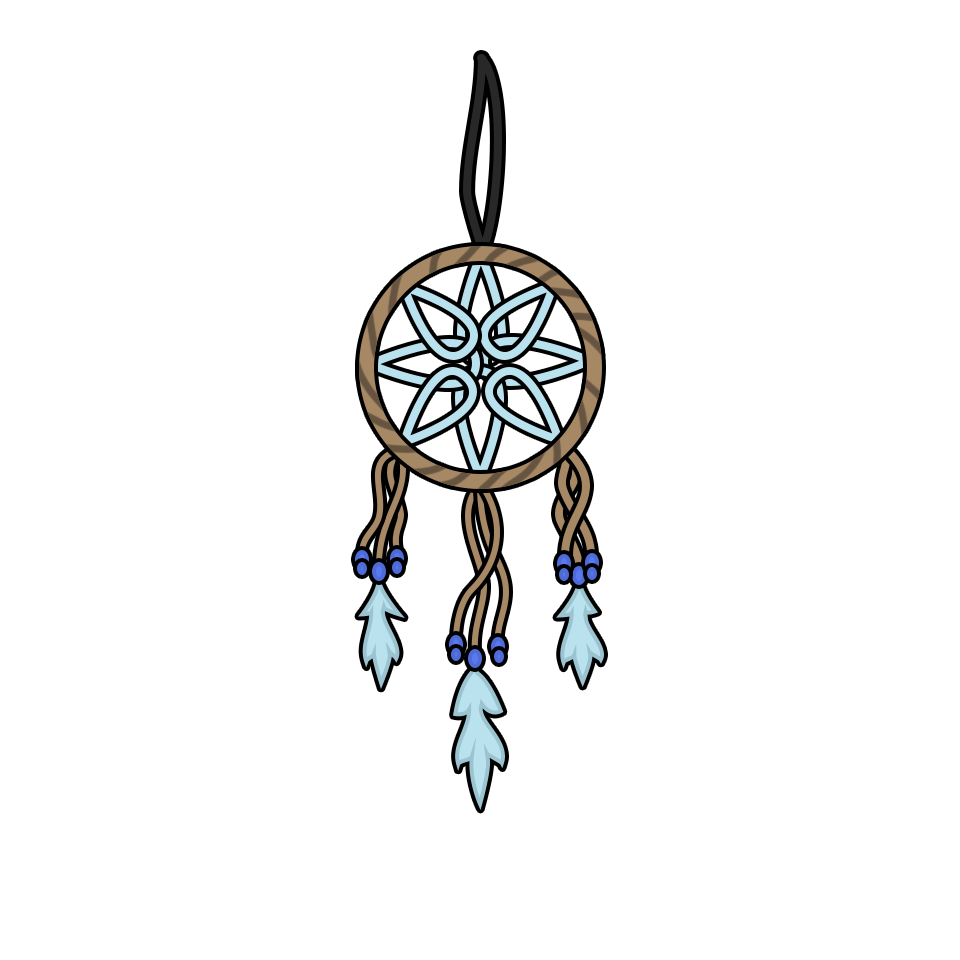
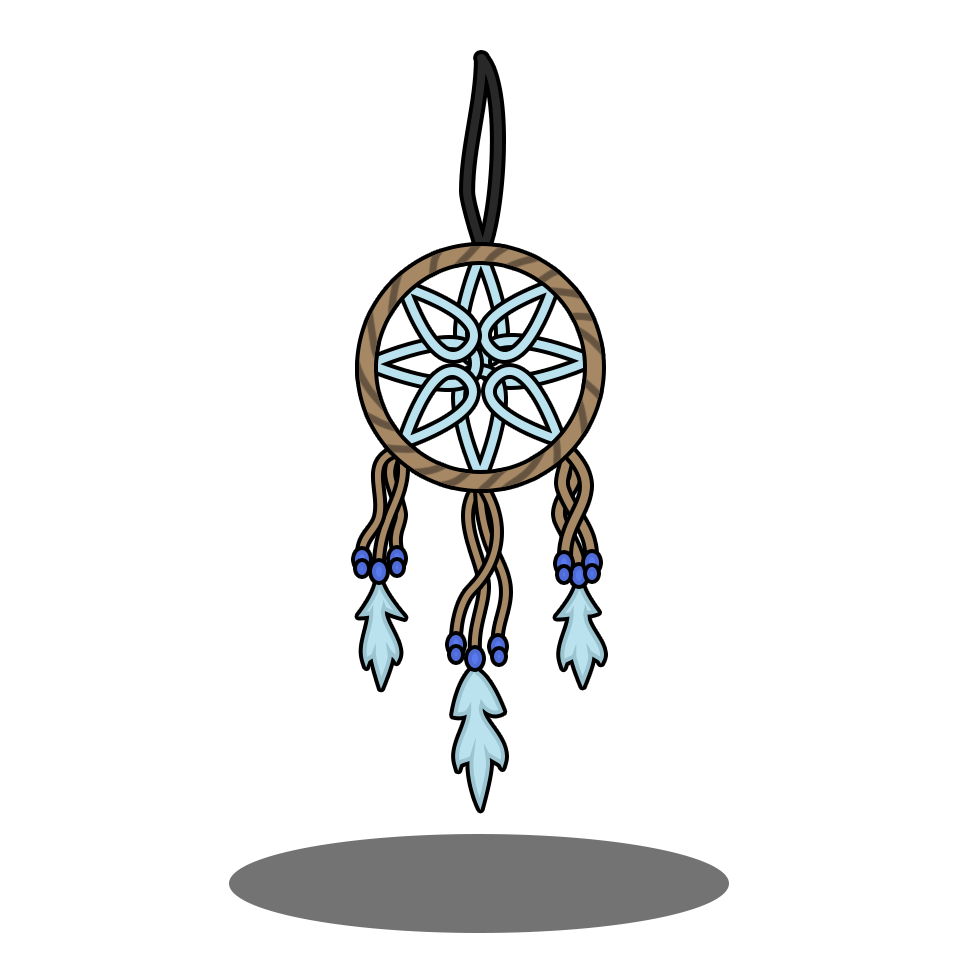
Layered file, before and after one edit (960px x 960px). Changes by layer:
added layer "Ellipse 3" above "Wires" over [229, 834, 729, 933]
